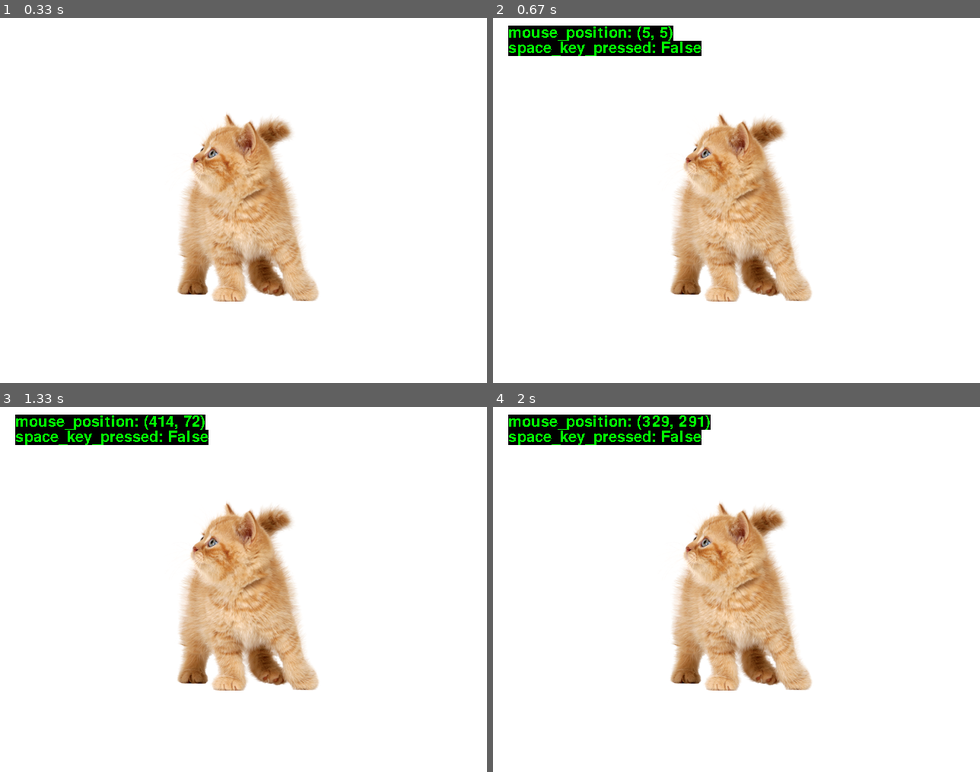
Above: before the commit, frames 1-4 (two rows, left to right).
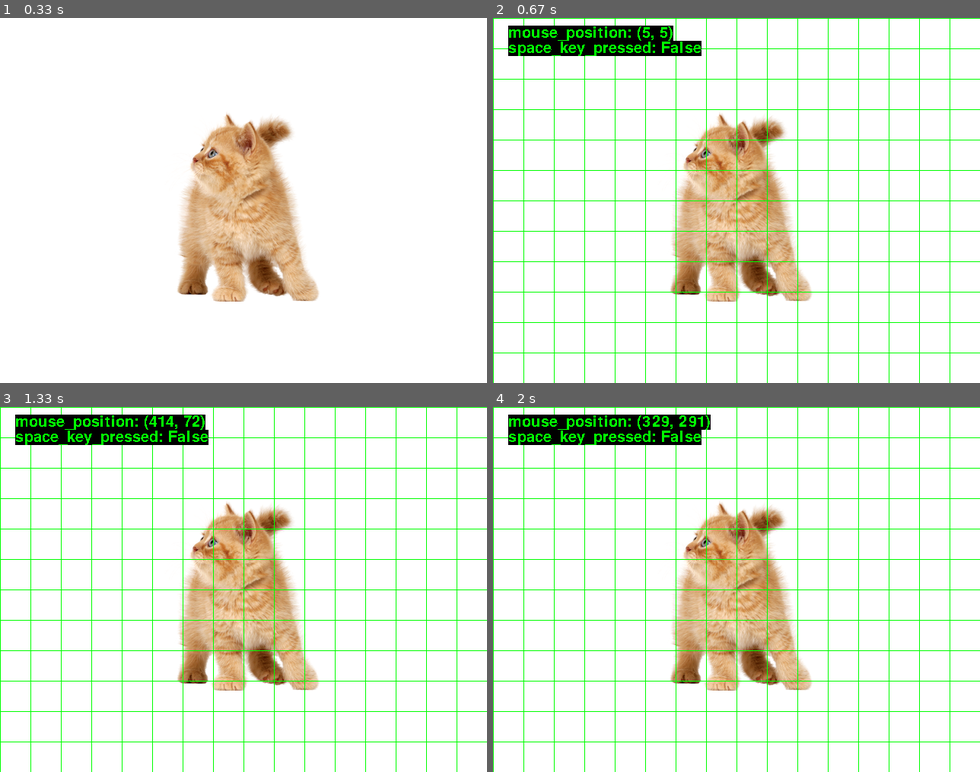
Above: after the commit, the same moments.

Repository: jperelygin/pygame_practice
Game: pygame game, started from debugger/main.py
Two runs of this game, one before a commit and one after it. Both use one fixed random seed, a clock stepped at 60 frames per second and the inputs below.
Inputs (mouse positions are in pixels of both pictures, inside the frame that each line leads up to):
- Up to frame 1 (0.33 s): no input
- Up to frame 2 (0.67 s): tap F12 at 0.33 s
- Up to frame 3 (1.33 s): click (126, 593) at 0.72 s; click (316, 461) at 1.05 s
- Up to frame 4 (2 s): click (746, 465) at 1.38 s; click (741, 629) at 1.72 s

Frame 1 is identical in both runs. In frame 2, 4.8% of the frame differs, in the area x 0-100%, y 0-100%; in frame 3, 4.8%; in frame 4, 4.8%.

Commit message:
Added wobbly_test and draw_tiles for debugger

Diff:
--- a/debugger/dbg.py
+++ b/debugger/dbg.py
@@ -22,3 +22,11 @@
             rect = surface.get_rect(topleft=(self.x, y))
             y += surface.get_size()[1]
             display.blit(surface, rect)
+
+    def draw_tiles(self, tile_size, vert_color="green", hor_color="green"):
+        screen = pygame.display.get_surface()
+        screen_size = screen.get_size()
+        for vert in range(0, screen_size[0], tile_size):
+            pygame.draw.line(screen, vert_color, (vert, 0), (vert, screen_size[1]))
+        for hor in (range(0, screen_size[1], tile_size)):
+            pygame.draw.line(screen, hor_color, (0, hor), (screen_size[0], hor))
--- a/debugger/main.py
+++ b/debugger/main.py
@@ -25,8 +25,11 @@
     screen.blit(cat, (150, 20))
 
     if debug_mode == 1:
+        dbg.draw_tiles(40)
         dbg.add_message("mouse_position", pygame.mouse.get_pos())
         dbg.add_message("space_key_pressed", pygame.key.get_pressed()[pygame.K_SPACE])
         dbg.print()
 
     pygame.display.update()
+
+pygame.quit()
--- /dev/null
+++ b/wobbly_text.py
@@ -0,0 +1,55 @@
+import pygame
+
+pygame.init()
+
+screen = pygame.display.set_mode((500, 500))
+text1 = "You loose!"
+font = pygame.font.Font(None, 50)
+clock = pygame.time.Clock()
+fps = 30
+
+
+def get_text(freq):
+    list_letters = []
+    text_surf = font.render(text1, False, "black")
+    text_rect = text_surf.get_rect(center=(250, 250))
+    start = text_rect.midleft
+    increment = 0
+    # remove add frequency instead of i
+    for i, letter in enumerate(text1):
+        letter_surf = font.render(letter, False, "black")
+        letter_rect = letter_surf.get_rect(midleft=(start[0] + increment, 250 + freq * i * 2))
+        print(letter_rect)
+        increment += font.size(letter)[0]
+        list_letters.append([letter_surf, letter_rect])
+    return list_letters
+
+
+def wobble_text(letters):
+    global directions
+    center = 250
+    for index, i in enumerate(letters):
+        y_now = i[1].centery
+        if y_now > center + 17 or y_now < center - 17:
+            directions[index] *= -1
+            print(directions)
+        i[1].centery += directions[index]
+        screen.blit(i[0], i[1])
+
+
+letters = get_text(1)
+directions = [1 for _ in range(len(text1))]
+running = True
+while running:
+    clock.tick(fps)
+
+    for event in pygame.event.get():
+        if event.type == pygame.QUIT:
+            running = False
+
+    screen.fill("blue")
+
+    wobble_text(letters)
+    pygame.display.update()
+
+pygame.quit()
Not shown, changed: .gitignore
